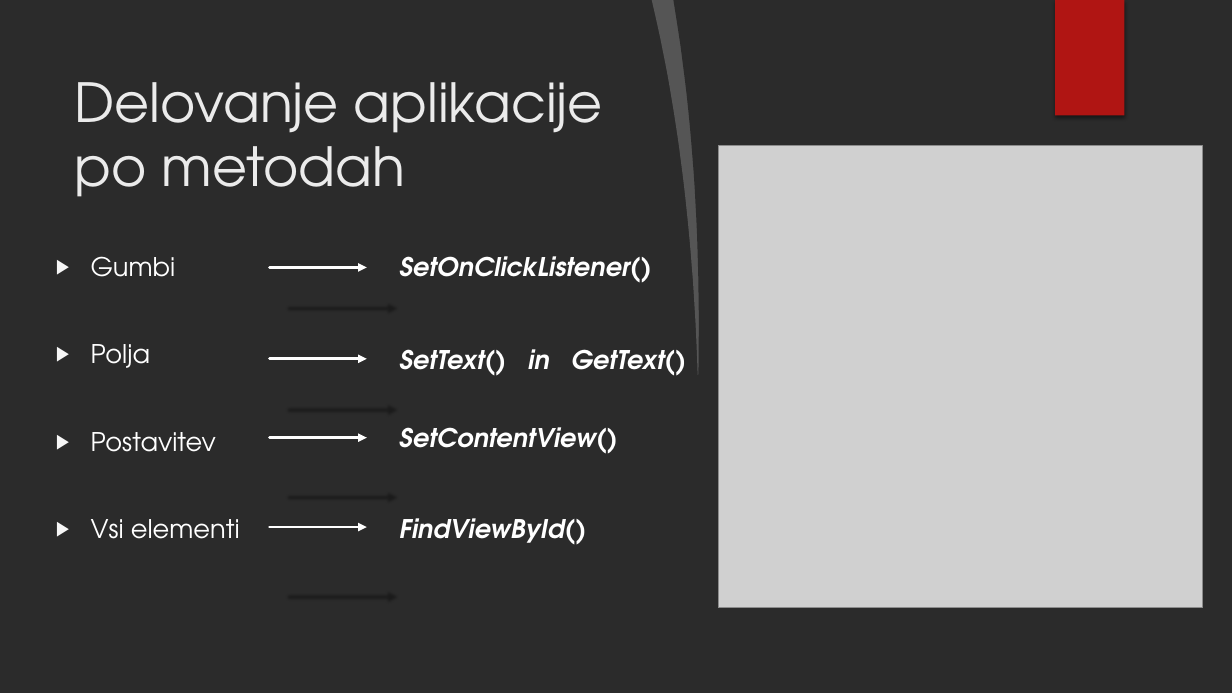
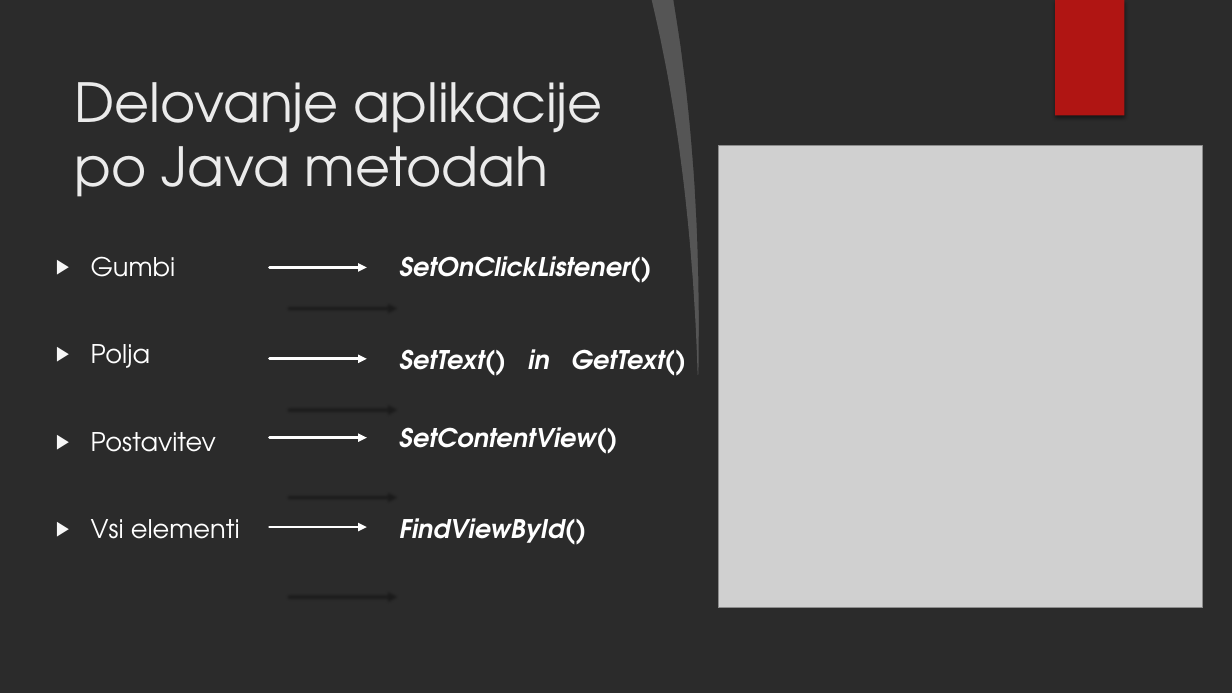
Before and after one commit to MrSlick01/MorsePrevajalnik, a slide deck: slide 6 of ZagovorSeminarske_JarcDejan.pptx (slide 5 before the commit). Drawn at 1232x693 pixels with LibreOffice and Linux fonts; fonts in the diff are those of the drawing; grey boxes stand for pictures; background and template pictures are left out; a plain dark background stands for a picture behind light text. Boxes give left, top, right and bottom in pixels: in the first picture for what was removed or moved away, otherwise in the second. Text is boxed around its words. In the diff, an @@ line names an element or a change of style, - is before the commit and + after.

```diff
--- a/ZagovorSeminarske_JarcDejan.pptx
+++ b/ZagovorSeminarske_JarcDejan.pptx
@@ title at (x1=75, y1=82, x2=603, y2=197): text changed @@
-Delovanje aplikacije po metodah
+Delovanje aplikacije po Java metodah
```
Also in this commit, not shown: 2 other slides changed, 3 slides added.
